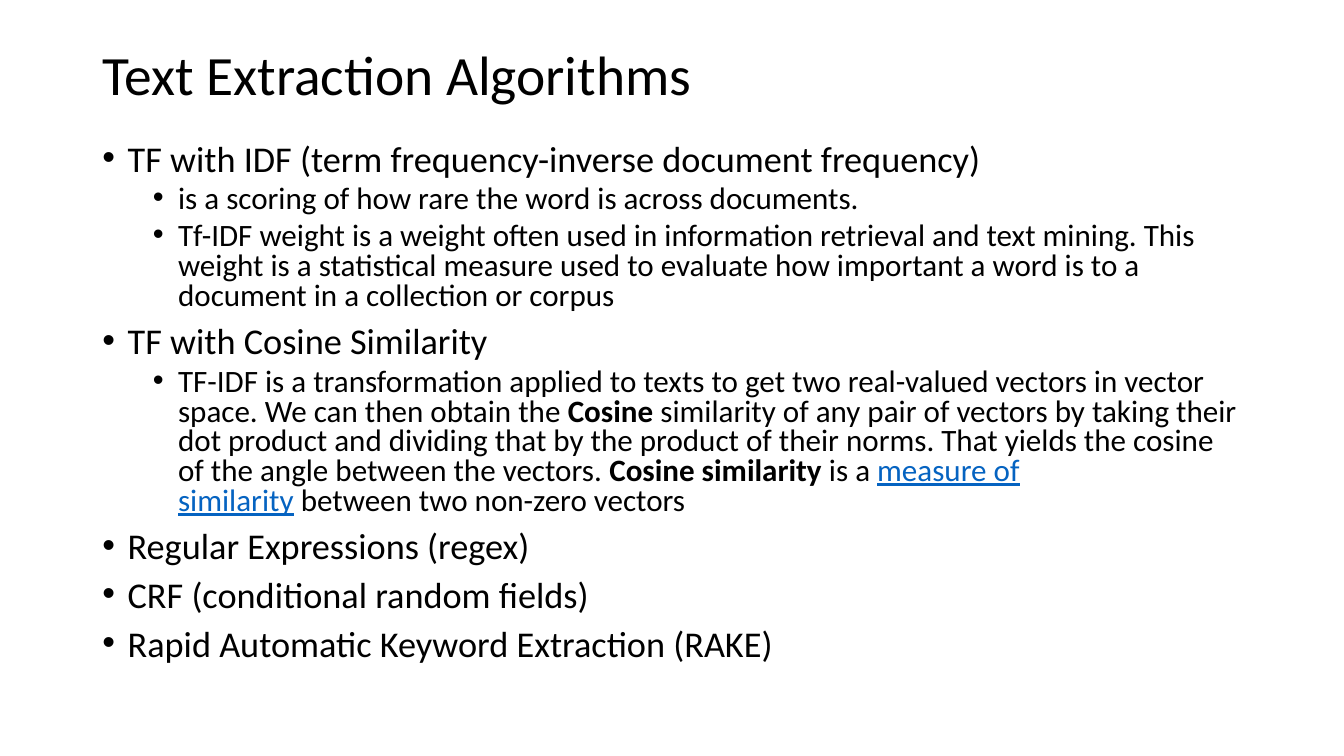
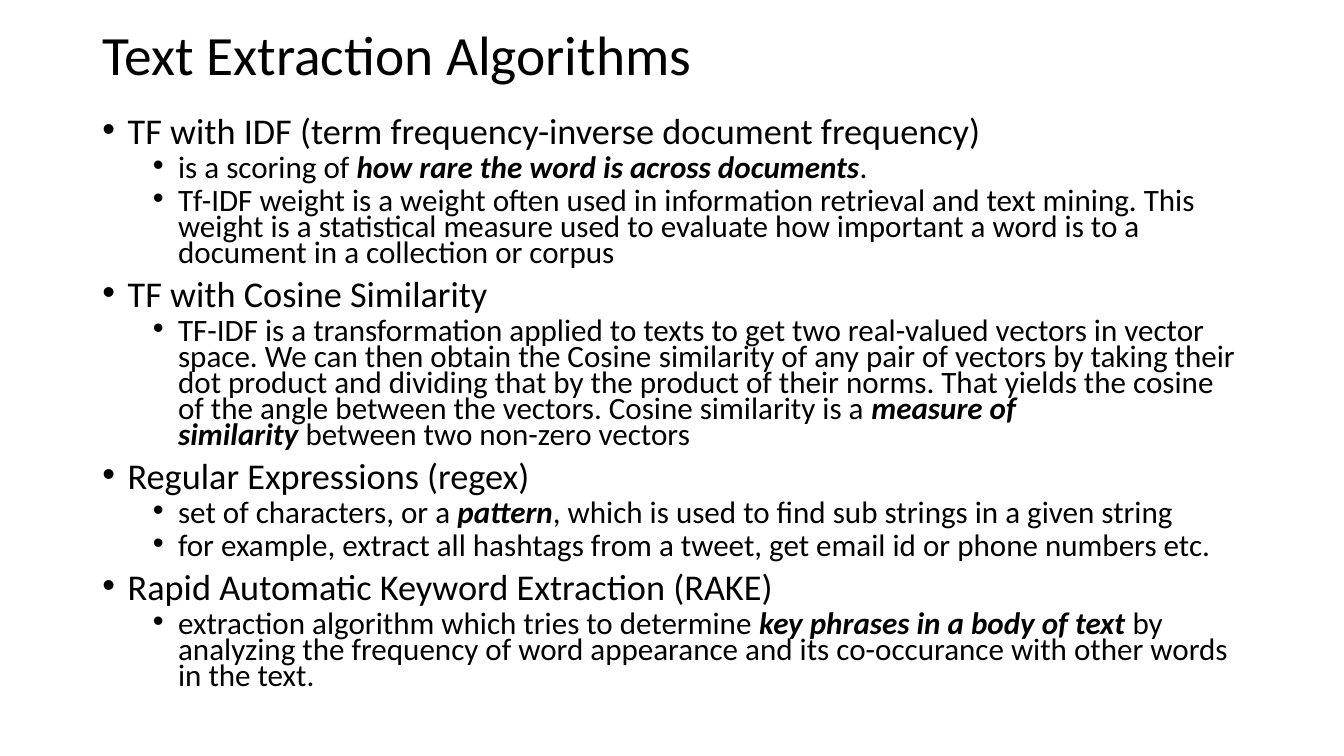
Before and after one commit to antongeorgescu/machine-learning-documentation, a slide deck: slide 19 of Natural Language Processing - Presentation.pptx (slide 14 before the commit). Drawn at 1344x756 pixels with LibreOffice and Linux fonts; fonts in the diff are those of the drawing. Boxes give left, top, right and bottom in pixels: in the first picture for what was removed or moved away, otherwise in the second. Text is boxed around its words. In the diff, an @@ line names an element or a change of style, - is before the commit and + after.

```diff
--- a/Natural Language Processing - Presentation.pptx
+++ b/Natural Language Processing - Presentation.pptx
@@ title "Text Extraction Algorithms": place and size @@
-title "Text Extraction Algorithms" at (102, 56, 691, 105)
+title "Text Extraction Algorithms" at (102, 36, 691, 85)
@@ text "TF with IDF (term frequency-inverse ...": place and size @@
-text "TF with IDF (term frequency-inverse ..." at (128, 145, 1236, 663)
+text "TF with IDF (term frequency-inverse ..." at (128, 117, 1235, 687)
@@ text at (128, 117, 1235, 606): bold on, italic on in "how rare the word is across documents.", "measure of similarity"; text colour #0563C1 to #000000, underline off in "measure of similarity"; bold off in "Cosine Cosine similarity"; line spacing 0.8 to 0.7 @@
@@ text at (178, 501, 1210, 562): text changed; size 25.9 to 22.2 pt @@
-• CRF (conditional random fields)
+  • set of characters, or a pattern, which is used to find sub strings in a given string
+  • for example, extract all hashtags from a tweet, get email id or phone numbers etc.
@@ text at (178, 612, 1227, 687): paragraph added @@
+  • extraction algorithm which tries to determine key phrases in a body of text by analyzing the frequency of word appearance and its co-occurance with other words in the text.
```
Also in this commit, not shown: 11 other slides changed, 5 slides added, 1 slide removed.
